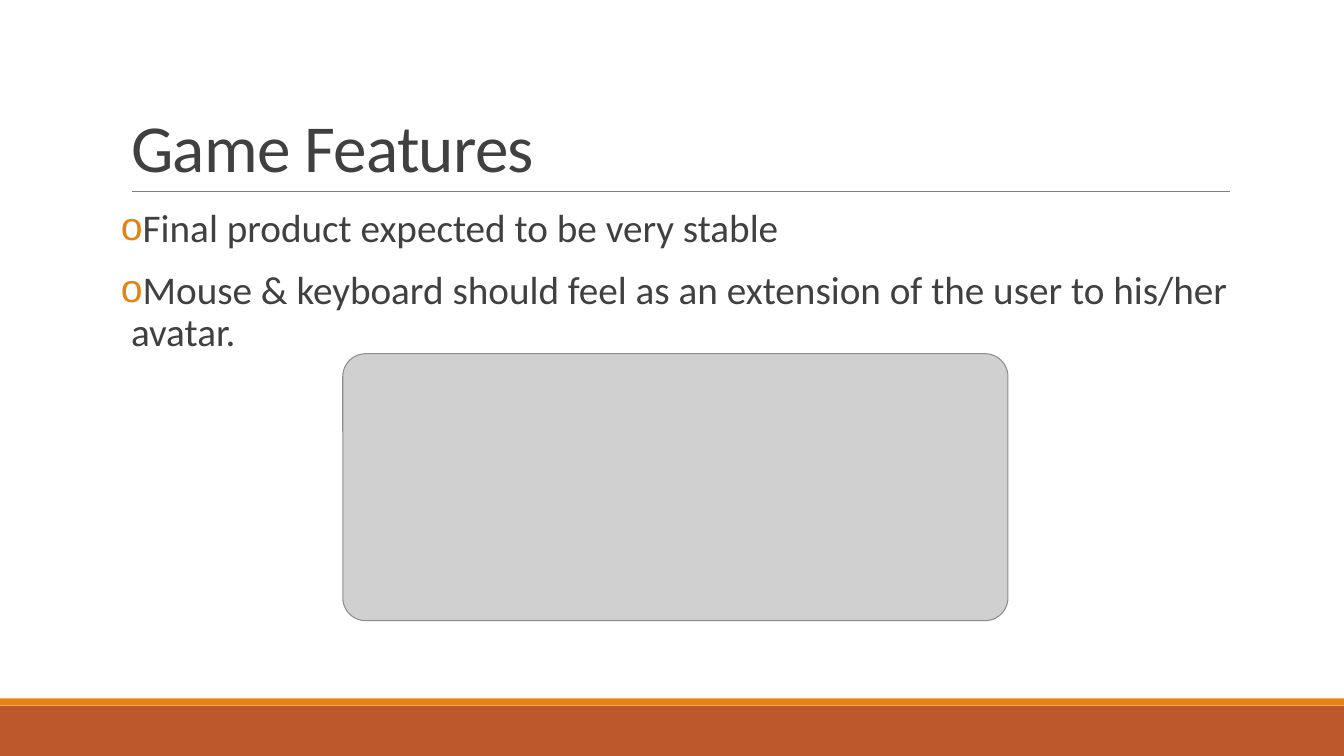
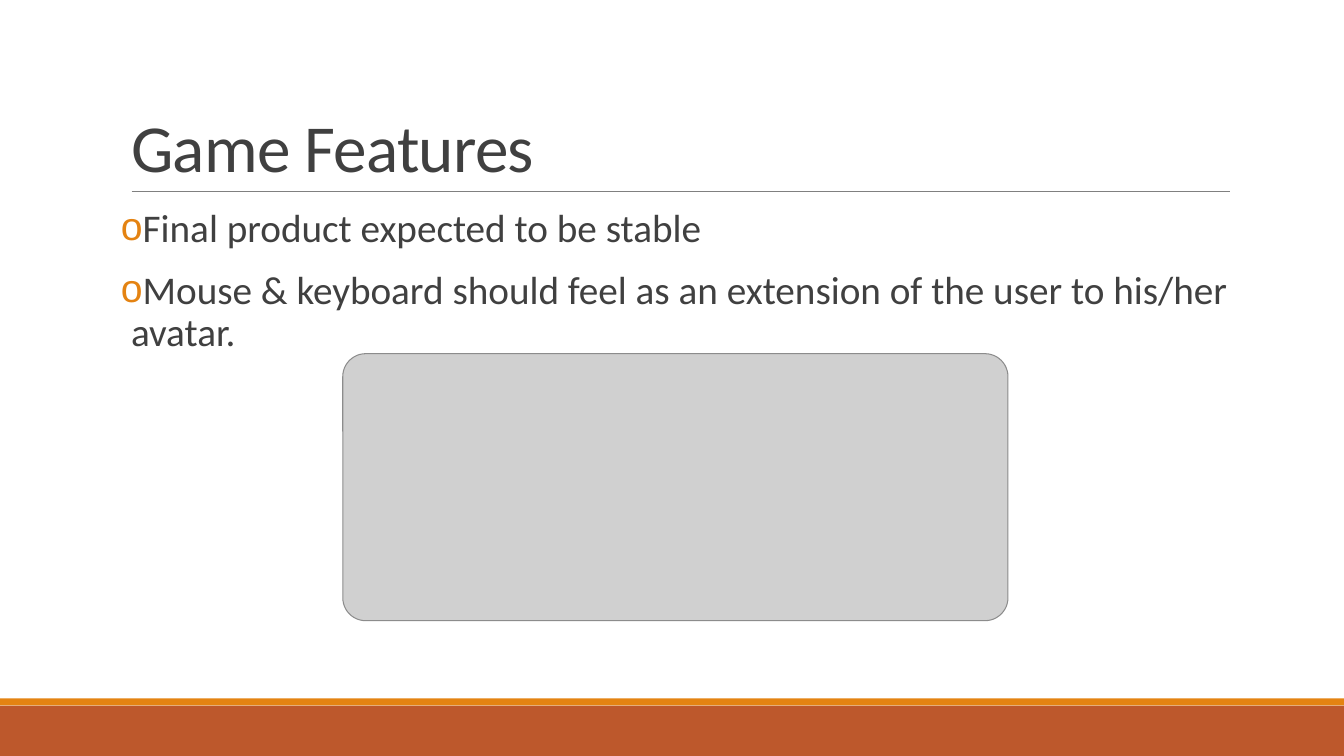
Before and after one commit to jonnynabors/Belly-Of-The-Beast, a slide deck: slide 11 of Documentation/UnityGameRequirementsPPT.pptx. Drawn at 1344x756 pixels with LibreOffice and Linux fonts; fonts in the diff are those of the drawing; grey boxes stand for pictures. Boxes give left, top, right and bottom in pixels: in the first picture for what was removed or moved away, otherwise in the second. Text is boxed around its words. In the diff, an @@ line names an element or a change of style, - is before the commit and + after.

```diff
--- a/Documentation/UnityGameRequirementsPPT.pptx
+++ b/Documentation/UnityGameRequirementsPPT.pptx
@@ text at [143,214,701,249]: text changed @@
-o Final product expected to be very stable
+o Final product expected to be stable
```
Also in this commit, not shown: 3 other slides changed.
